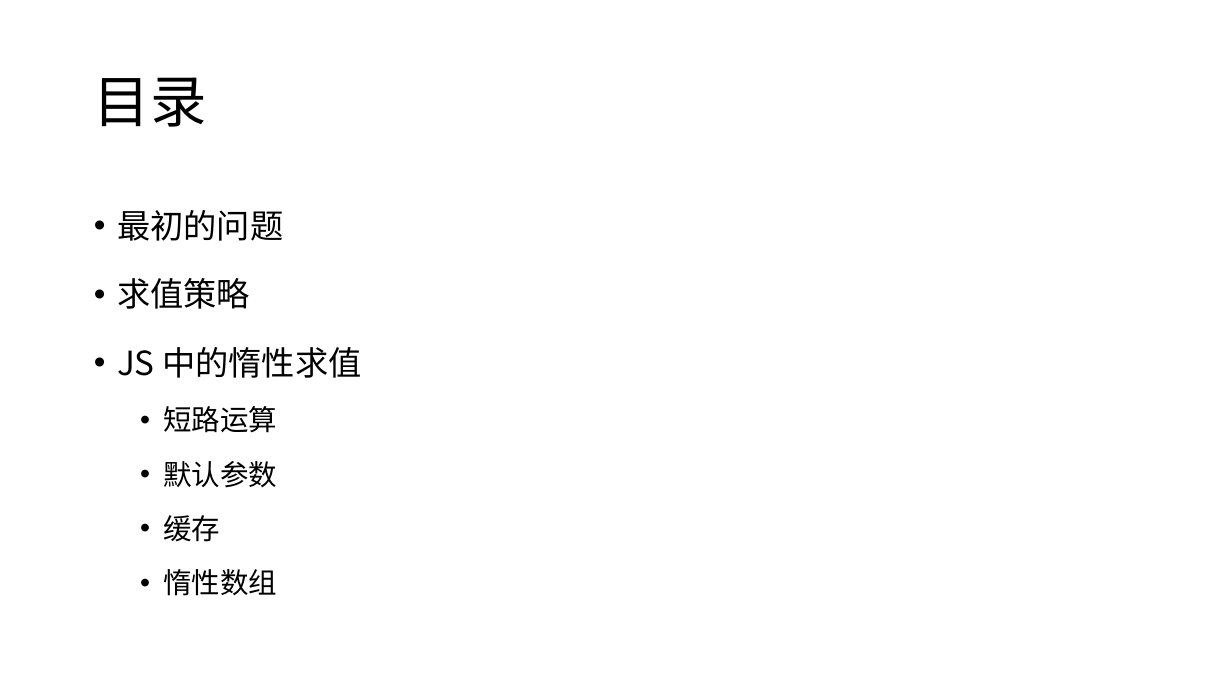
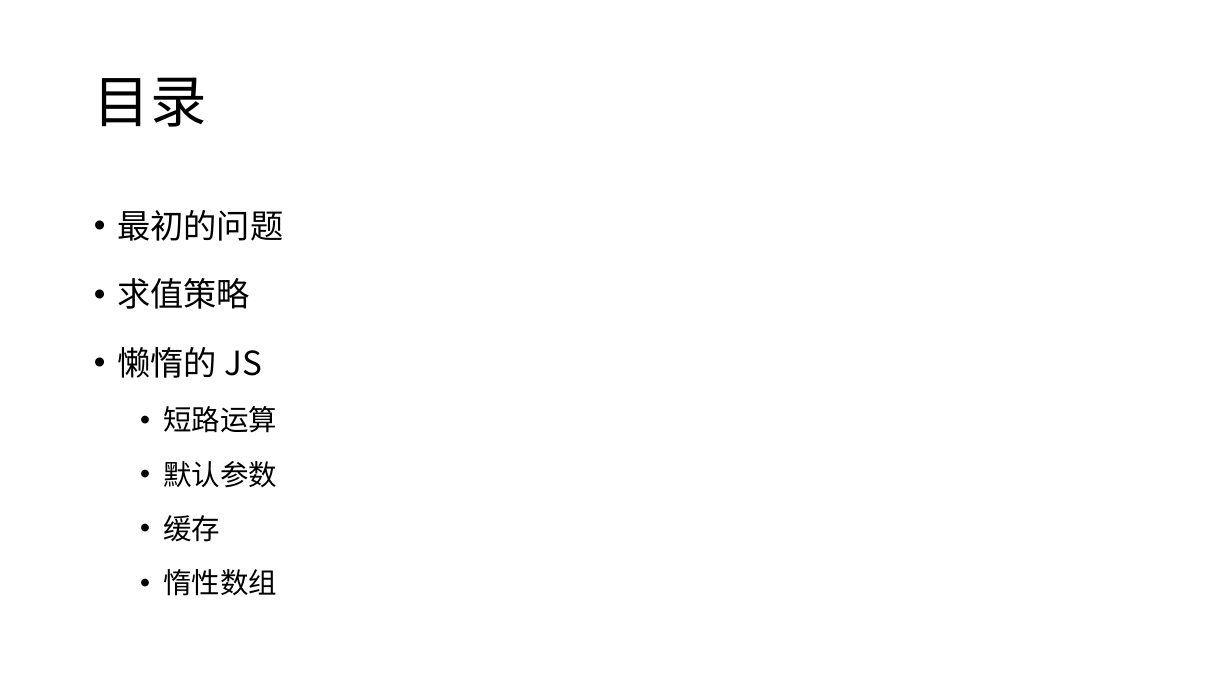
Before and after one commit to zh-rocco/lazy-evaluation, a slide deck: slide 2 of ppt/lazy-evaluation.pptx. Drawn at 1232x693 pixels with LibreOffice and Linux fonts; fonts in the diff are those of the drawing. Boxes give left, top, right and bottom in pixels: in the first picture for what was removed or moved away, otherwise in the second. Text is boxed around its words. In the diff, an @@ line names an element or a change of style, - is before the commit and + after.

```diff
--- a/ppt/lazy-evaluation.pptx
+++ b/ppt/lazy-evaluation.pptx
@@ text at [117,347,262,378]: text changed @@
-• JS 中的惰性求值
+• 懒惰的 JS
```
Also in this commit, not shown: 5 other slides changed, 5 other files.
